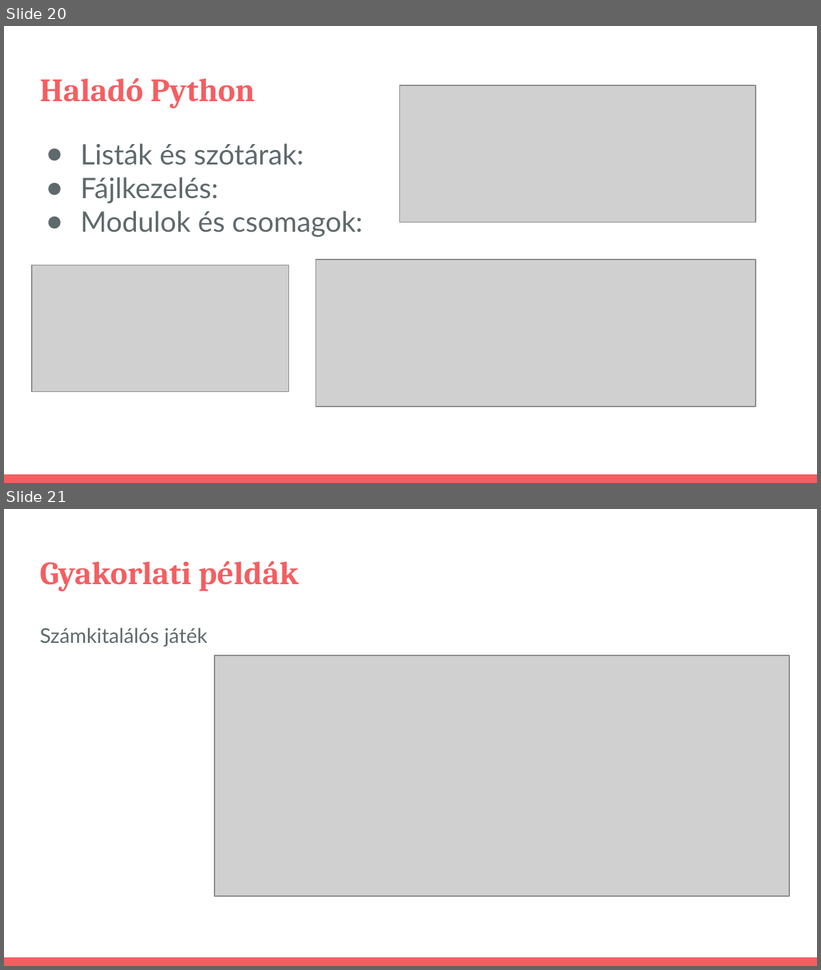
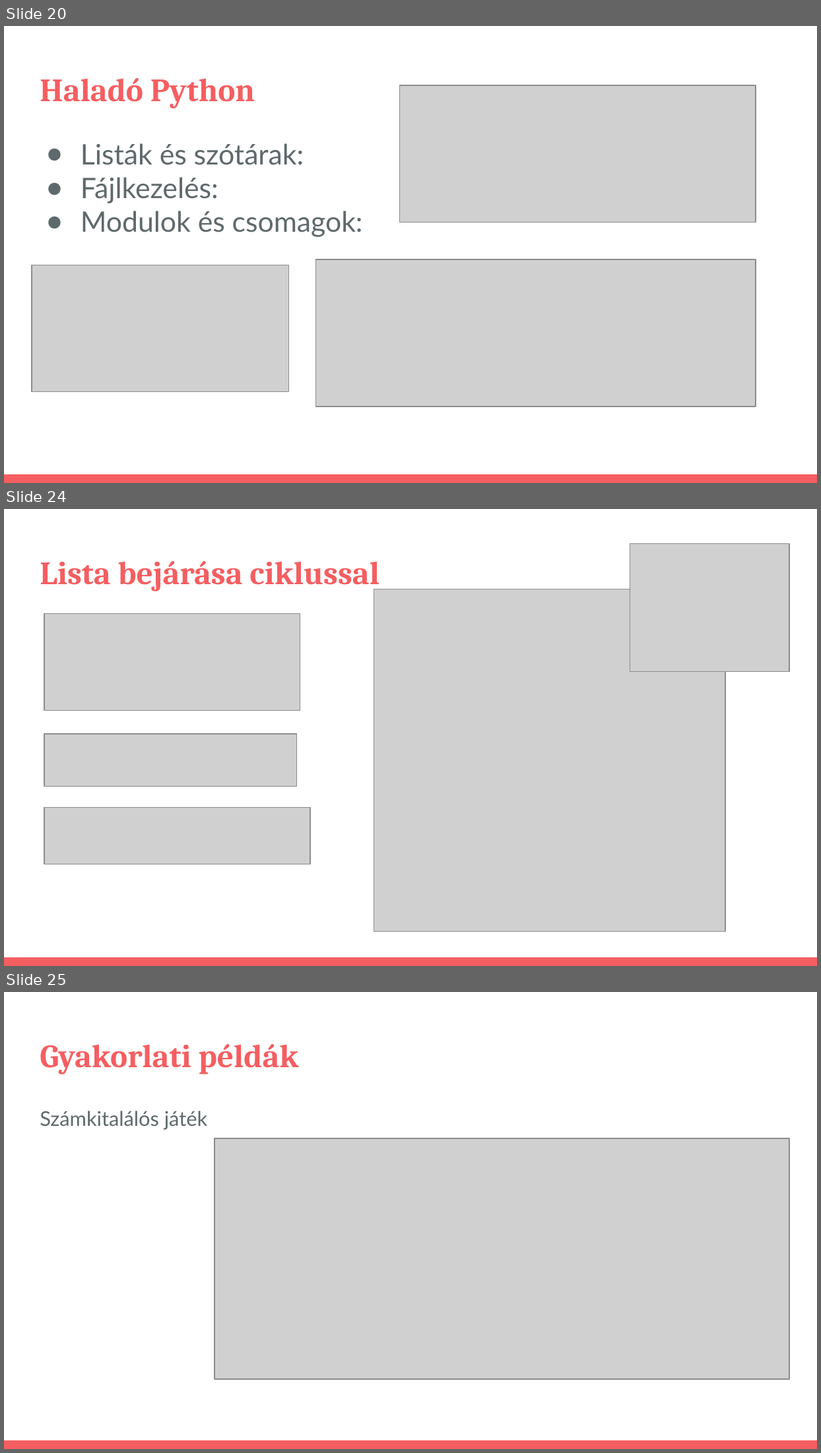
Before and after one commit to pisti72/infoka, a slide deck: prog/Bevezetés a Programozás Világába.pptx. Shown one above the other, each under a label of ours: slides 20 and 21 before the commit, slides 20, 24 and 25 after it; the slides between them are not shown. The pictures are 821x970 and 821x1453 pixels, drawn with LibreOffice and Linux fonts; fonts in the diff are those of the drawing; grey boxes stand for pictures. Boxes give left, top, right and bottom in pixels: in the first picture for what was removed or moved away, otherwise in the second. Text is boxed around its words. In the diff, an @@ line names an element or a change of style, - is before the commit and + after.

```diff
--- a/prog/Bevezetés a Programozás Világába.pptx
+++ b/prog/Bevezetés a Programozás Világába.pptx
@@ slide 24 added at (4, 509, 817, 966), background #FFFFFF; not listed: 1 template element that a slide beside it also shows @@
@@ picture added at (630, 544, 789, 671) @@
@@ title added at (40, 561, 380, 591), 28.8 pt, text #F55E61, bold @@
+Lista bejárása ciklussal
@@ picture added at (374, 589, 725, 931) @@
@@ picture added at (45, 613, 301, 711) @@
@@ picture added at (45, 734, 297, 787) @@
@@ picture added at (45, 808, 310, 865) @@
@@ what was slide 21 is now slide 25 @@
```
Also in this commit, not shown: 3 other slides added.
